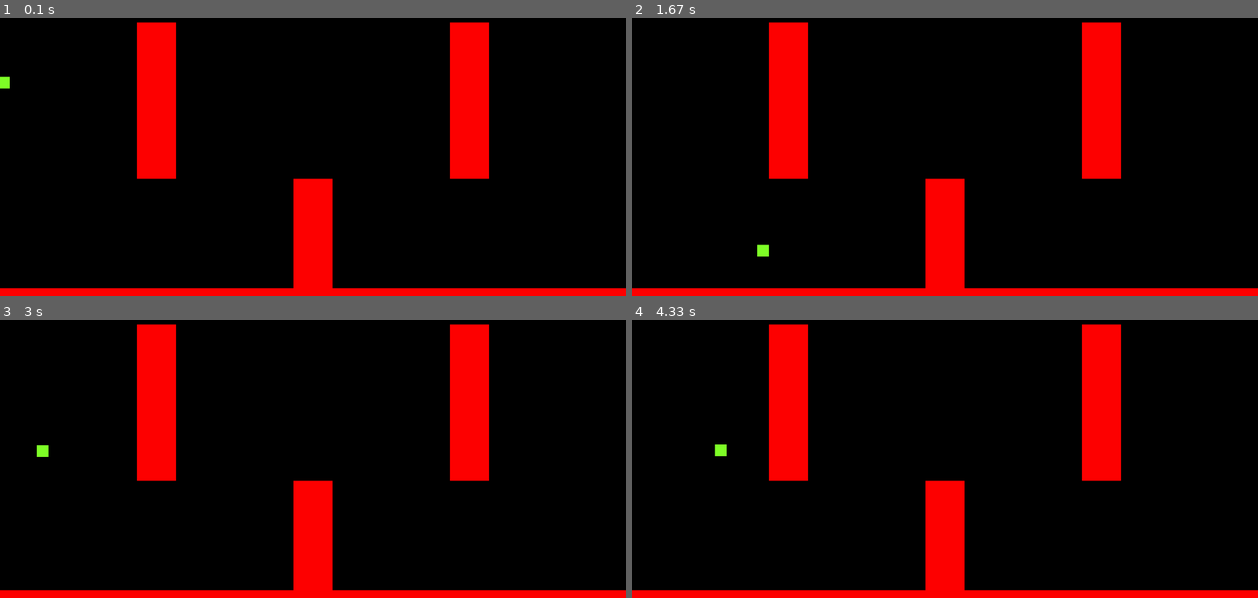
Above: before the commit, frames 1-4 (two rows, left to right).
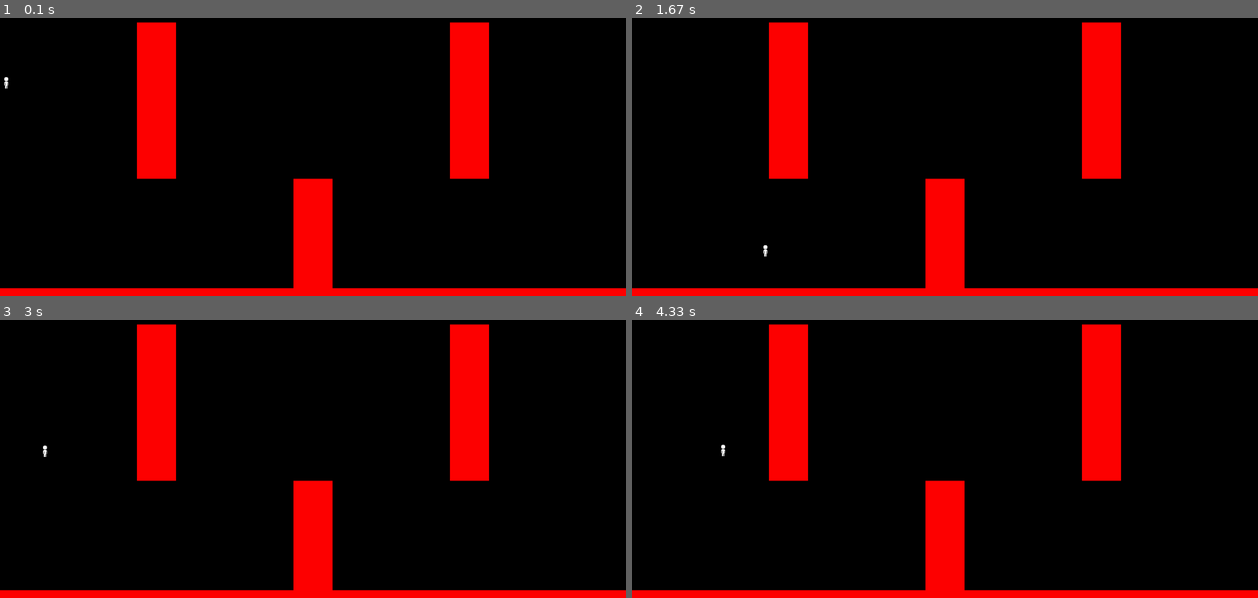
Above: after the commit, the same moments.

Repository: VoldyMoldy/pygame-platformer
Game: pygame game, started from game.py
Same seed, same stepped clock (60 frames per second), same inputs: the game is played once before the commit and once after it.
Inputs:
- Up to frame 1 (0.1 s): no input
- Up to frame 2 (1.67 s): tap Space at 0.33, 0.73, 1.03, 1.23, 1.53 s; hold Right 0.67-1.13 s; hold Right 1.17-1.63 s
- Up to frame 3 (3 s): hold Left 1.67-2.2 s; tap Space at 1.73, 2.03, 2.3, 2.6, 2.73 s; hold Left 2.23-2.63 s; hold Right from 2.67 s (still down)
- Up to frame 4 (4.33 s): tap Space at 3.03, 3.4, 3.7, 3.9, 4.2 s; release Right at 3.3 s; hold Left 3.33-3.8 s; hold Right 3.83-4.3 s

The runs differ from the first frame. In frame 1, less than 0.1% of the frame differs, in the area x 0-2%, y 21-26%; in frame 2, less than 0.1%, in the area x 20-22%, y 81-86%; in frame 3, less than 0.1%; in frame 4, less than 0.1%.

Commit message:
prints player sprite to hitbox, disabled screen wrap

Diff:
--- a/game.py
+++ b/game.py
@@ -45,15 +45,17 @@
 class Player(pygame.sprite.Sprite):
     def __init__(self):
         super().__init__()
-        #self.image = pygame.image.load("sprites/idle.png")
-        self.surf = pygame.Surface((30, 30))
-        self.surf.fill((128,255,40))
-        self.rect = self.surf.get_rect()
-
         #position
         self.pos = vec((10, 360))
         self.vel = vec(0,0)
         self.acc = vec(0,0)
+
+        #sprite
+        self.image = pygame.image.load("sprites/idle.png")
+        self.surf = pygame.Surface((30, 30), pygame.SRCALPHA)
+        #self.surf.fill((128,255,40))
+        self.rect = self.surf.get_rect()
+        self.surf.blit(self.image, self.rect)
 
         #states
         self.walljump = False
@@ -75,11 +77,13 @@
         self.vel += self.acc
         self.pos += self.vel + 0.5 * self.acc
 
-        #screen wrapping
-        if self.pos.x > WIDTH:
-            self.pos.x = 0
-        if self.pos.x < 0:
-            self.pos.x = WIDTH
+        #screen boundary
+        if self.rect.right > WIDTH:
+            self.pos.x = WIDTH - 15
+            self.vel.x = 0
+        if self.rect.left < 0:
+            self.pos.x = 15
+            self.vel.x = 0
 
         #update sprite
         self.rect.midbottom = self.pos
